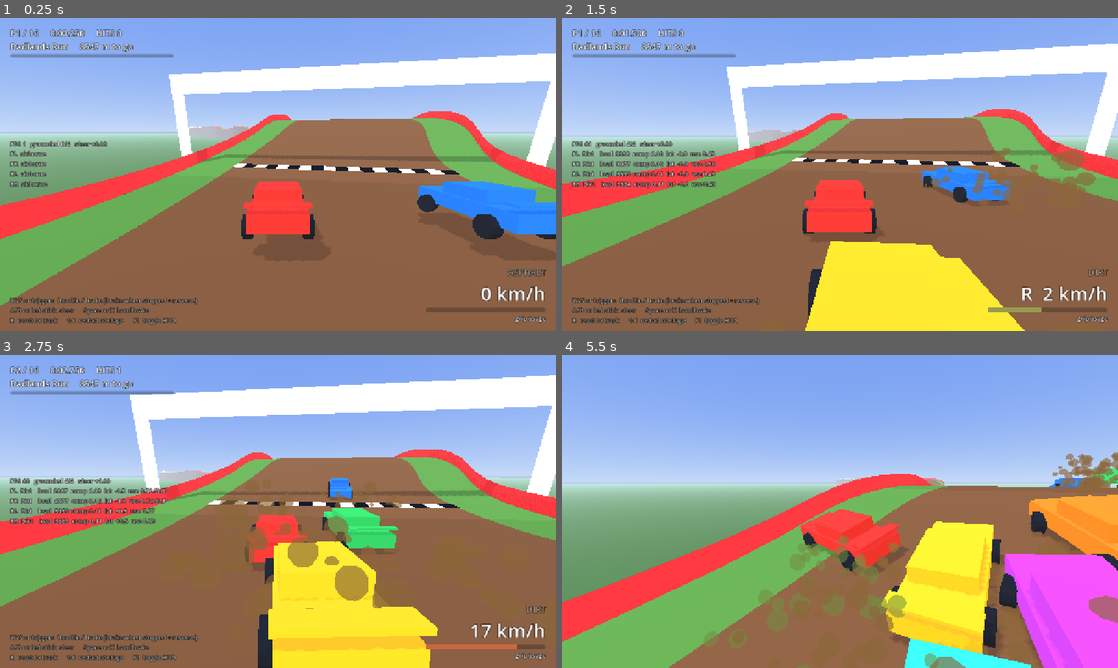
Above: before the commit, frames 1-4 (two rows, left to right).
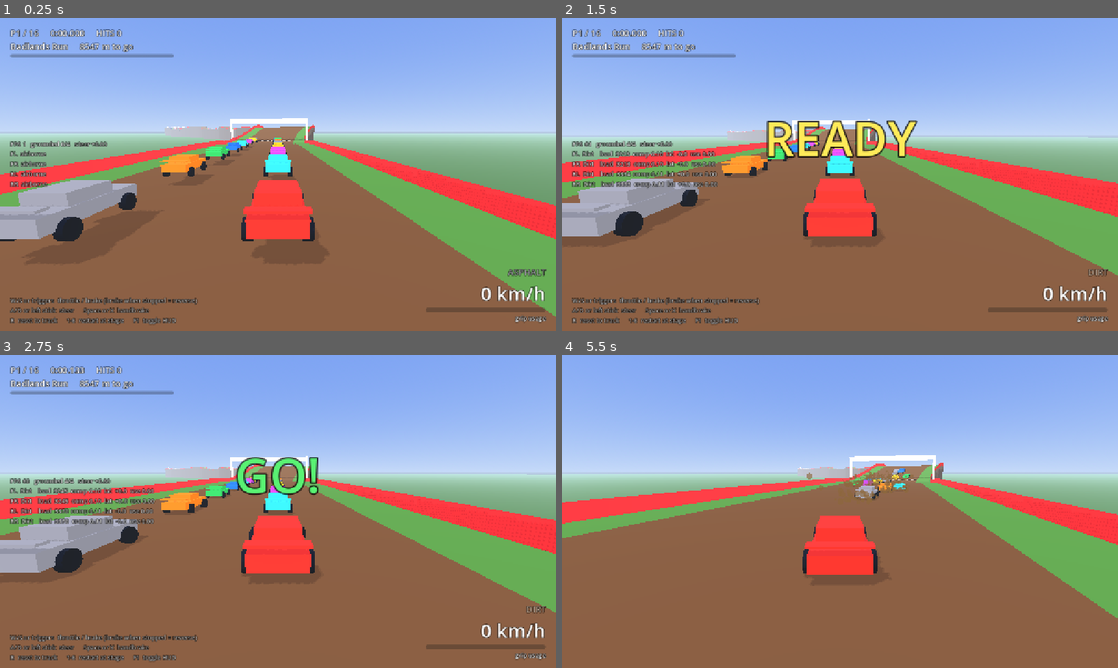
Above: after the commit, the same moments.

Repository: dylantoporek/the-crucible-race
Game: Godot game, scene res://scenes/main.tscn
Same seed, same stepped clock (60 frames per second), same inputs: the game is played once before the commit and once after it.
Inputs:
- Up to frame 1 (0.25 s): no input
- Up to frame 2 (1.5 s): hold D (steer_right) 0.53-1.28 s; hold S (brake) from 1.28 s (still down)
- Up to frame 3 (2.75 s): release S (brake) at 2.03 s; hold D (steer_right) from 2.03 s (still down)
- Up to frame 4 (5.5 s): release D (steer_right) at 2.78 s; hold W (accelerate) 2.78-3.53 s; hold A (steer_left) 3.53-5.03 s; tap R (reset) at 4.15 s; tap F1 (toggle_debug) at 4.9 s; hold S (brake) from 5.03 s (still down)

The runs differ from the first frame. In frame 1, 34% of the frame differs, in the area x 0-100%, y 3-96%; in frame 2, 39%; in frame 3, 42%; in frame 4, 51%, in the area x 0-100%, y 31-100%.

Commit message:
Grid hold with READY / SET / GO, and start the player at the back
- The field is held for about 2.6 s (0.6 s to settle, then READY and SET a
  second each) before GO releases it, on the initial grid and after every
  stage restart. A big centre cue shows READY, SET and a brief GO!; the race
  clock starts at GO.
- Cars hold on the handbrake while locked, not the foot brake: brake-while-
  stopped is the reverse gesture, and the first cut crept the whole grid
  backwards at 5 m/s during the hold.
- AI drivers do nothing while held, so the hold is not counted as being stuck.
- The player now takes the last grid slot; the AI fills the rows ahead. Grid
  slots are remembered per car so stage restarts keep the same order.
- Smoke test skips the hold so its launch timings are unchanged; a separate
  headless check confirmed the field stays within 3 cm of its slots until GO
  and that all 16 cars are moving forward, none in reverse, 4 s after.

Co-Authored-By: Claude Fable 5.1 <noreply@anthropic.com>
Claude-Session: https://claude.ai/code/session_01QUP9UcYASvbeFEYPhEwjAT

Diff:
--- a/scripts/car/ai_driver.gd
+++ b/scripts/car/ai_driver.gd
@@ -39,6 +39,9 @@
 
 func _physics_process(delta: float) -> void:
 	if track == null or car == null:
+		return
+	if car.controls_locked:
+		reset_state()
 		return
 	var length := track.length
 	var pos := car.global_position
--- a/scripts/car/raycast_car.gd
+++ b/scripts/car/raycast_car.gd
@@ -57,6 +57,8 @@
 var input_brake := 0.0         # 0..1 (doubles as reverse when stopped)
 var input_steer := 0.0         # -1 left .. +1 right
 var input_handbrake := false
+## While true the car ignores its driver and sits on the brakes (grid hold before GO).
+var controls_locked := false
 
 # Telemetry.
 var wheels: Array[CarWheel] = []
@@ -94,6 +96,13 @@
 
 
 func _physics_process(delta: float) -> void:
+	if controls_locked:
+		# Hold on the handbrake, not the foot brake: brake-while-stopped means reverse.
+		input_throttle = 0.0
+		input_steer = 0.0
+		input_brake = 0.0
+		input_handbrake = true
+		reversing = false
 	var basis := global_transform.basis
 	var up := basis.y
 	var forward := -basis.z
--- a/scripts/game/game.gd
+++ b/scripts/game/game.gd
@@ -29,6 +29,14 @@
 var player_finish_place := 0
 
 var current_stage_index := 0     # where the last (re)start put the field
+var countdown := 0.0             # seconds until the field is released
+var go_flash := 0.0              # how long "GO!" stays up after release
+
+const COUNTDOWN_SETTLE := 0.6    # cars drop onto the grid before READY
+const COUNTDOWN_BEAT := 1.0      # READY, then SET, each this long
+const GO_FLASH := 0.9
+
+var _grid_slot: Dictionary = {}  # car -> grid index
 
 var _progress: Dictionary = {}   # car -> 0..1 along the course
 var _finished: Dictionary = {}   # car -> finishing time
@@ -37,9 +45,10 @@
 
 func _ready() -> void:
 	$Sun.rotation_degrees = Vector3(-52.0, -35.0, 0.0)
-	player = _spawn_car(0, true)
+	# The player starts at the back of the pack; the AI fills the grid ahead.
+	player = _spawn_car(ai_count, true)
 	for i in ai_count:
-		var ai := _spawn_car(i + 1, false)
+		var ai := _spawn_car(i, false)
 		(ai.get_node("AIDriver") as AIDriver).rival = player
 	camera.target = player
 	camera.snap_behind_target()
@@ -47,6 +56,8 @@
 	var requested := _stage_from_url()
 	if requested > 0:
 		restart_at_stage(requested)
+	else:
+		_begin_countdown()
 
 
 ## `?stage=3` or `?stage=mountain` on the web build drops straight into that stage, so a
@@ -77,9 +88,8 @@
 	var stages := track.stages()
 	index = clampi(index, 0, stages.size() - 1)
 	var line: float = track.start_offset if index == 0 else float(stages[index]["a"])
-	for i in cars.size():
-		var car := cars[i]
-		car.reset_to(track.get_grid_transform(i, line))
+	for car in cars:
+		car.reset_to(track.get_grid_transform(_grid_slot[car], line))
 		track.invalidate_cursor(car)
 		car.hits = 0
 		var driver := car.get_node_or_null("AIDriver") as AIDriver
@@ -95,6 +105,7 @@
 		_progress[car] = track.body_progress(car)
 	camera.snap_behind_target()
 	current_stage_index = index
+	_begin_countdown()
 
 
 func _spawn_car(index: int, is_player: bool) -> RaycastCar:
@@ -118,13 +129,51 @@
 		ai.skill = randf_range(0.88, 1.02)
 		car.add_child(ai)
 	cars.append(car)
+	_grid_slot[car] = index
 	_progress[car] = track.body_progress(car)
 	return car
 
 
+## Hold the field on the grid: READY, SET, then release on GO.
+func _begin_countdown() -> void:
+	countdown = COUNTDOWN_SETTLE + 2.0 * COUNTDOWN_BEAT
+	go_flash = 0.0
+	for car in cars:
+		car.controls_locked = true
+
+
+## Release immediately (used by tests and handy for tuning).
+func skip_countdown() -> void:
+	countdown = 0.0
+	go_flash = 0.0
+	for car in cars:
+		car.controls_locked = false
+
+
+## What the big centre label should read right now, or "" for nothing.
+func countdown_text() -> String:
+	if countdown > 2.0 * COUNTDOWN_BEAT:
+		return ""
+	if countdown > COUNTDOWN_BEAT:
+		return "READY"
+	if countdown > 0.0:
+		return "SET"
+	if go_flash > 0.0:
+		return "GO!"
+	return ""
+
+
 func _process(delta: float) -> void:
-	if not player_finished:
-		race_time += delta
+	if countdown > 0.0:
+		countdown -= delta
+		if countdown <= 0.0:
+			go_flash = GO_FLASH
+			for car in cars:
+				car.controls_locked = false
+	else:
+		go_flash = maxf(go_flash - delta, 0.0)
+		if not player_finished:
+			race_time += delta
 	for car in cars:
 		_progress[car] = track.body_progress(car)
 		if not _finished.has(car) and _progress[car] >= 1.0:
--- a/scripts/ui/debug_hud.gd
+++ b/scripts/ui/debug_hud.gd
@@ -10,6 +10,7 @@
 var _grip_bar: ProgressBar
 var _race_label: Label
 var _progress_bar: ProgressBar
+var _countdown_label: Label
 var _telemetry: Label
 var _controls: Label
 
@@ -71,6 +72,16 @@
 	_telemetry.add_theme_color_override("font_color", Color(0.9, 0.9, 0.9, 0.85))
 	add_child(_telemetry)
 
+	# Centre: READY / SET / GO!
+	_countdown_label = _label("", 110, HORIZONTAL_ALIGNMENT_CENTER)
+	_countdown_label.set_anchors_and_offsets_preset(Control.PRESET_CENTER)
+	_countdown_label.offset_left = -400
+	_countdown_label.offset_right = 400
+	_countdown_label.offset_top = -160
+	_countdown_label.offset_bottom = -20
+	_countdown_label.add_theme_constant_override("outline_size", 14)
+	add_child(_countdown_label)
+
 	# Bottom-left: controls.
 	_controls = _label(
 		"W/S or triggers  throttle / brake (brake when stopped = reverse)\n" +
@@ -120,6 +131,10 @@
 			game.position_of(player), game.cars.size(), _fmt_time(game.race_time),
 			player.hits, stage.get("name", ""), remaining]
 	_progress_bar.value = game.progress_of(player)
+	var cue: String = game.countdown_text()
+	_countdown_label.text = cue
+	_countdown_label.add_theme_color_override("font_color",
+			Color(0.35, 0.95, 0.45) if cue == "GO!" else Color(1.0, 0.92, 0.35))
 
 	var lines := PackedStringArray()
 	lines.append("FPS %d   grounded %d/4   steer %+.2f" % [Engine.get_frames_per_second(), player.grounded_wheels, player.steer])
--- a/tests/smoke_test.gd
+++ b/tests/smoke_test.gd
@@ -27,6 +27,7 @@
 	driver.track = _game.track
 	driver.aggression = 0.0
 	_player.add_child(driver)
+	_game.skip_countdown()
 	var track: SprintTrack = _game.track
 	print("course: %.0f m total, %.0f m raced, %d stages, %d surface runs" % [
 		track.length, track.race_length, track.stages().size(), track._surface_runs.size()])
Not shown, changed: README.md
